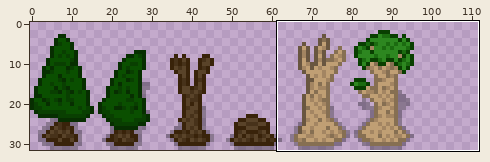
Sprite sheet, stored at graphics/structures/trees.png. The first picture is a wide view before the edit; the outline marks the close-up.
Close-up. Old version:
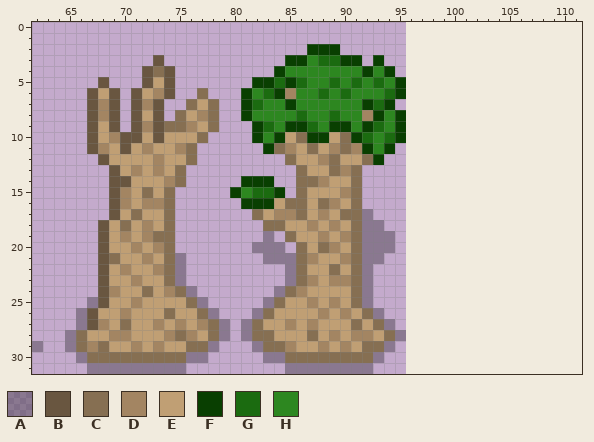
The file is 96x32 pixels. Shown: x 62..111, y 0..31. The old version is drawn lined up with the new one, on the new canvas.
Palette (. is transparent): A #0000004b  B #695640  C #866f52  D #a38562  E #c09f74  F #093f01  G #1b6b10  H #2d8720
Pixels before, first column x 62:
 2 .........................FFF......
 3 ...........B...........FFHGGFF.F..
 4 ..........BCB.........FHHHHHHHFHF.
 5 ......B...BEB.......FFGFGHHGHGHGHF
 6 .....BEB.BEDB..C...FHGFDHHGHGHHHGF
 7 .....BDB.BDB..CEC..FGHHFHHHHHHFGF.
 8 .....BDB.BEB.CEDC..FHHHHGHHGHHDFHF
 9 .....BEB.BDBCCDEC...FGHFFGHFFHFGHF
10 .....BEDBBEBEEEC....FHFECFFECFGHGF
11 .....BDEBEDEEDC......FCDECEDCDFHF.
12 ......BEEEEDEEC........CEEDCEECF..
13 .......BEDEDEC..........CEECDC....
14 .......BBEEEDC.....FFF..CCDEEC....
15 .......BDECEC.....FHGGF.CEEEDC....
16 .......BDEDDC......FFFECCECDEC....
17 .......BECEEC.......CEDDCEDECCA...
18 ......BECEDEC........CCEEDEDECAA..
19 ......BEDEDCC........A.CEEDEDCAAA.
20 ......BEEDEDC.......AAA.CECDECAAA.
21 ......BCEEDECA.......AAACDEEDCAA..
22 ......BEDEEDCA.........ACEECECA...
23 ......BEEDEECA.........ACDEDDCA...
24 ......BDEECEDCA.......ACDEEEECA...
25 .....ABEEDEEEECA.....ACEEDEDECA...
26 ....ABEEDEEECEECA...ACEEEEDEDECA..
27 ....ABDECEEDEDEDCA.ACEEDEDEEECECA.
28 ...ACEEDDEEEDCDECA.ACCEEECEDEDDECA
29 A..ACDCEEDEDEECCA...ACCDEEDEDECCA.
30 ....ACCCCCCCCCAA.....AACCCCCCCCA..
31 .....AAAAAAAAA.........AAAAAAAA...
The same view after the edit:
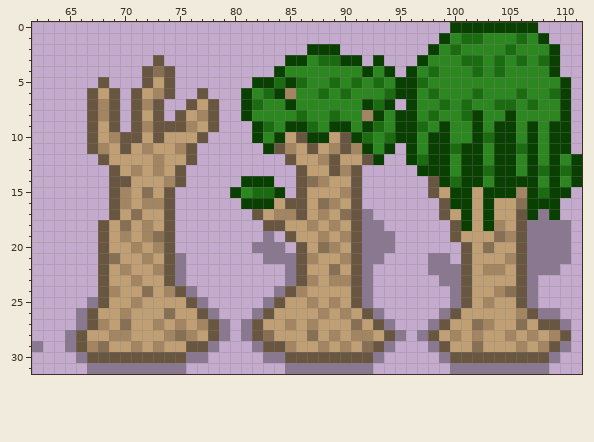
Log entry: Add new Leavenport tree type; fix minion panel sprites stretching
From old to new:
canvas 96x32 -> 112x32
Changed rows in their new state; - is an unchanged pixel.
first column x 66:
 0 ----------------------------------FFFFFFFF----
 1 ---------------------------------FHGGHHHGHF---
 2 --------------------------------FHGHHHHGHHHF--
 3 -------------------------------FHHHGGHGHGHGF--
 4 ------------------------------FHGHHHGHGHHHHF--
 5 ------------------------------FGHHHHHHHHHHHHF-
 6 -----------B------------------FHGHHHGHHHGHHGF-
 7 ----------B-B-----------------FHHGHGHHGGHGHHF-
 8 ---------B--B-----------------FHGHHGFHHFHHHHF-
 9 --------BB--B-----------------FGHFHHFHFFHFHFF-
10 -----------B--------B---B-----FHFFHHFGFFHFHFF-
11 ----------B-------B--B--B-----FHFFGFFHFFGFHFF-
12 ----------B--------B---B--B---FGFFHFFHFFHFHFHF
13 ---------B----------B--B-B-----FFFHFFGFFHFGFGF
14 ---------B----------B----B------BFGFFHFFFFHFHF
15 --------B-----------B----B------BEFFEFFFDFGFF-
16 --------B----------BB----B-------BFFEFEECFFF--
17 --------B-------B---B----B-------BEFEFEEBFAF--
18 --------B--------BB------B--------BFEFDEBAAAA-
19 --------B----------B-----B--------BEEECDBAAAA-
20 --------B-----------B----B---------BECEEBAAAA-
21 --------B-----------B----B------AA-BEEEDBAAAA-
22 --------B-----------B----B------AAABEDDEBAAA--
23 --------B-----------B----B-------AABEEEEBA----
24 ---------B---------B-----B--------ABEEDCBA----
25 ----------B-------B------B--------ABEDEEBA----
26 -----------B-----B--------B------ABEEEEEDBAA--
27 ------------B---B----------B----ABEECDEECEBBA-
28 B-----------B---B-----------B--ABEDEDEEDEDEDB-
29 B---------BB-----BB--------B----ABEECEEEDEDBA-
30 -BBBBBBBBB---------BBBBBBBB------ABBBBBBBBBA--
31 ----------------------------------AAAAAAAAA---
